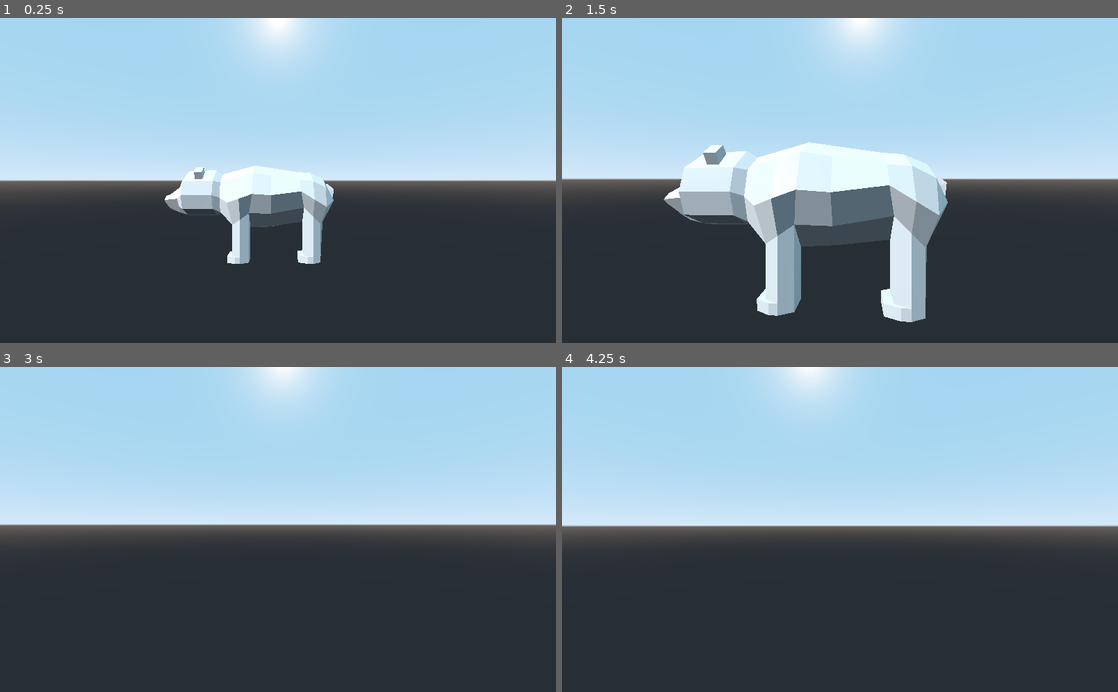
Above: before the commit, frames 1-4 (two rows, left to right).
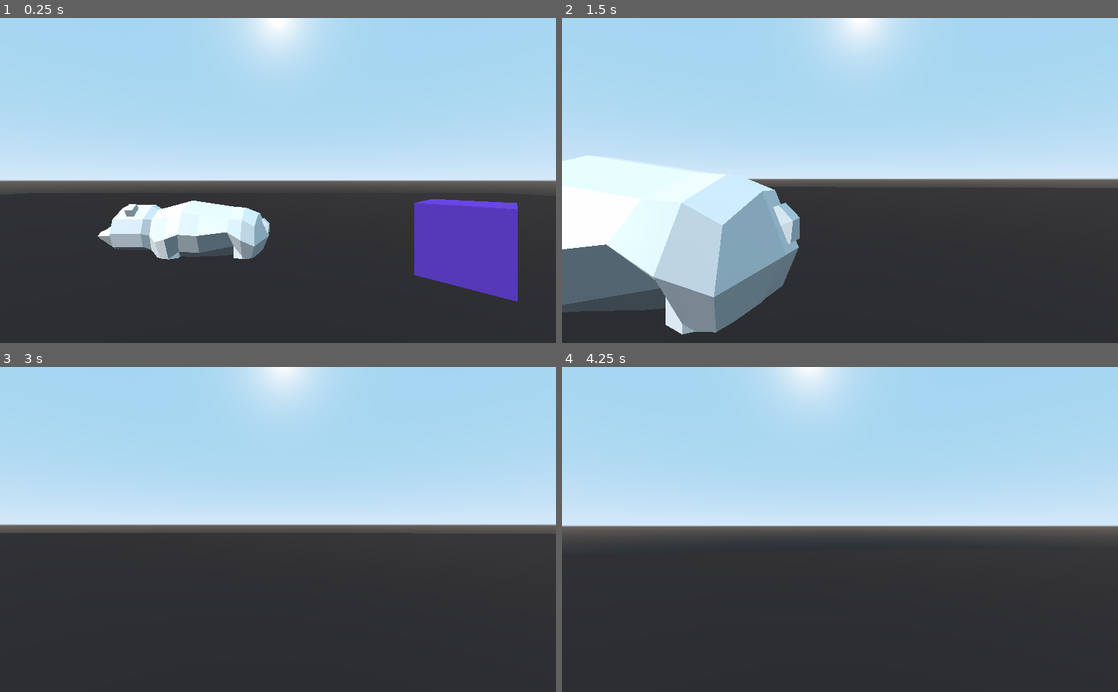
Above: after the commit, the same moments.

Repository: pennomi/ludum-dare-49
Game: Godot game, scene res://Game.tscn
Two runs of this game, one before a commit and one after it. Both use one fixed random seed, a clock stepped at 60 frames per second and the inputs below.
Inputs (mouse positions are in pixels of both pictures, inside the frame that each line leads up to):
- Up to frame 1 (0.25 s): no input
- Up to frame 2 (1.5 s): move the mouse to (867, 180) at 0.52 s; hold W (forward) from 0.53 s (still down); tap Shift (crouch) at 0.6, 1.35 s; tap Space (jump) at 0.77 s; move the mouse to (812, 180) at 1.27 s
- Up to frame 3 (3 s): keep holding W (forward); tap Space (jump) at 1.52 s; move the mouse to (289, 523) at 2.02 s; tap Shift (crouch) at 2.1, 2.85 s; move the mouse to (272, 536) at 2.77 s
- Up to frame 4 (4.25 s): keep holding W (forward); tap Space (jump) at 3.02, 3.77 s; tap Enter at 3.5 s; move the mouse to (878, 532) at 3.52 s; tap Shift (crouch) at 3.6 s

The runs differ from the first frame. In frame 1, 13% of the frame differs, in the area x 17-94%, y 45-88%; in frame 2, 28%, in the area x 0-70%, y 38-98%; in frame 3, less than 0.1%; in frame 4, less than 0.1%.

Commit message:
added "Elevator"

Diff:
--- a/Assets/3dCharacterController/3dCC.gd
+++ b/Assets/3dCharacterController/3dCC.gd
@@ -1,6 +1,6 @@
 extends KinematicBody
 
-enum State {IDLE, RUN, JUMP, FALL}
+enum State {IDLE, RUN, JUMP, FALL, LADDER}
 
 const JUMP_SPEED = 7
 const JUMP_FRAMES = 1
@@ -92,6 +92,7 @@
 var velocity := Vector3(0, 0, 0)
 var rotation_buf = rotation  # used to calculate rotation delta for air strafing
 var turn_boost = 1
+var on_ladder = false
 func _process_movement(delta):
 	# state management
 	if !collision:
@@ -125,6 +126,7 @@
 		if velocity.y > gravity:
 			velocity.y += gravity * delta * 4
 
+
 	#run state
 	if state == State.RUN:
 		velocity += input_dir.rotated(Vector3(0, 1, 0), rotation.y) * acceleration
@@ -135,7 +137,6 @@
 		# fake gravity to keep character on the ground
 		# increase if player is falling down slopes instead of running
 		velocity.y -= .0001 + (int(velocity.y < 0) * 1.1)
-
 
 	#idle state
 	if state == State.IDLE && frames < HOP_FRAMES + JUMP_FRAMES:
@@ -168,6 +169,10 @@
 
 		turn_boost = clamp(turn_boost, 1, max_boost_multiplier)
 		rotation_buf = rotation
+
+	# ladder
+	if on_ladder:
+		velocity.y = JUMP_SPEED
 
 	#apply
 	if velocity.length() >= .5 || inbetween:
@@ -196,3 +201,18 @@
 		$HUD/Crosshair.material.set_shader_param("color_id", 0)
 
 	$HUD/Crosshair.material.set_shader_param("spread", velocity.length()/4 + 1)
+
+
+# Note this method requires that the player be hooked up
+# with each ladder. You could hook them up at runtime
+# if you have a lot of ladders.
+func _on_Ladder_body_entered(body):
+	if body == self:
+		on_ladder = true
+		print('ladder enter ', body.name)
+
+
+func _on_Ladder_body_exited(body):
+	if body == self:
+		on_ladder = false
+		print('ladder exit ', body.name)
--- /dev/null
+++ b/Elevator.gd
@@ -0,0 +1,4 @@
+extends KinematicBody
+
+func _ready():
+	$AnimationPlayer.play("vertical")
--- a/Game.tscn
+++ b/Game.tscn
@@ -1,12 +1,40 @@
-[gd_scene load_steps=5 format=2]
+[gd_scene load_steps=16 format=2]
 
 [ext_resource path="res://Assets/3dCharacterController/3dCC.tscn" type="PackedScene" id=1]
 [ext_resource path="res://Models/panda.glb" type="PackedScene" id=2]
+[ext_resource path="res://Scenes/Enemy.gd" type="Script" id=3]
 
-[sub_resource type="PhysicsMaterial" id=1]
+[sub_resource type="CubeMesh" id=1]
+size = Vector3( 100, 0.5, 100 )
 
-[sub_resource type="BoxShape" id=2]
-extents = Vector3( 10, 0.1, 10 )
+[sub_resource type="SpatialMaterial" id=2]
+albedo_color = Color( 0.141176, 0.117647, 0.117647, 1 )
+
+[sub_resource type="BoxShape" id=3]
+extents = Vector3( 50, 0.25, 50 )
+
+[sub_resource type="CubeMesh" id=4]
+
+[sub_resource type="SpatialMaterial" id=5]
+albedo_color = Color( 0.321569, 0.184314, 0.654902, 1 )
+
+[sub_resource type="BoxShape" id=6]
+
+[sub_resource type="SphereMesh" id=7]
+
+[sub_resource type="SpatialMaterial" id=8]
+albedo_color = Color( 0.87451, 0.180392, 0.180392, 1 )
+
+[sub_resource type="SphereShape" id=9]
+
+[sub_resource type="CubeMesh" id=10]
+size = Vector3( 0.1, 5, 2 )
+
+[sub_resource type="SpatialMaterial" id=11]
+albedo_color = Color( 1, 0.823, 0.41, 1 )
+
+[sub_resource type="BoxShape" id=12]
+extents = Vector3( 0.399697, 2.51854, 1 )
 
 [node name="Game" type="Spatial"]
 
@@ -14,13 +42,80 @@
 transform = Transform( 0.581214, 0.486067, -0.652632, 0, 0.802005, 0.597317, 0.813751, -0.347169, 0.466137, -7.59029, 5.86027, 0 )
 
 [node name="Player" parent="." instance=ExtResource( 1 )]
-transform = Transform( 1, 0, 0, 0, 1, 0, 0, 0, 1, 0, 1.57629, 0 )
-
-[node name="Ground" type="StaticBody" parent="."]
-physics_material_override = SubResource( 1 )
-
-[node name="CollisionShape" type="CollisionShape" parent="Ground"]
-shape = SubResource( 2 )
+transform = Transform( 1, 0, 0, 0, 1, 0, 0, 0, 1, 2.43936, 3.10009, 0 )
+gravity = -5
 
 [node name="panda" parent="." instance=ExtResource( 2 )]
 transform = Transform( 0.0100529, 0, -0.999949, 0, 1, 0, 0.999949, 0, 0.0100529, -0.0612769, 0.994543, -9.04373 )
+
+[node name="Ground" type="StaticBody" parent="."]
+
+[node name="MeshInstance" type="MeshInstance" parent="Ground"]
+mesh = SubResource( 1 )
+material/0 = SubResource( 2 )
+
+[node name="CollisionShape" type="CollisionShape" parent="Ground"]
+shape = SubResource( 3 )
+
+[node name="Boxes" type="Spatial" parent="."]
+__meta__ = {
+"_edit_lock_": true
+}
+
+[node name="Box" type="StaticBody" parent="Boxes"]
+transform = Transform( 0.702153, 0, -0.712026, 0, 1, 0, 0.712026, 0, 0.702153, 14.1589, 1.31468, 0 )
+
+[node name="MeshInstance" type="MeshInstance" parent="Boxes/Box"]
+mesh = SubResource( 4 )
+material/0 = SubResource( 5 )
+
+[node name="CollisionShape" type="CollisionShape" parent="Boxes/Box"]
+shape = SubResource( 6 )
+
+[node name="Box2" type="StaticBody" parent="Boxes"]
+transform = Transform( 0.702153, 0, -0.712026, 0, 1, 0, 0.712026, 0, 0.702153, -8.09846, 1.31468, 10.1813 )
+
+[node name="MeshInstance" type="MeshInstance" parent="Boxes/Box2"]
+mesh = SubResource( 4 )
+material/0 = SubResource( 5 )
+
+[node name="CollisionShape" type="CollisionShape" parent="Boxes/Box2"]
+shape = SubResource( 6 )
+
+[node name="Box3" type="StaticBody" parent="Boxes"]
+transform = Transform( 0.702153, 0, -0.712026, 0, 1, 0, 0.712026, 0, 0.702153, 7.6357, 1.31468, -6.43483 )
+
+[node name="MeshInstance" type="MeshInstance" parent="Boxes/Box3"]
+mesh = SubResource( 4 )
+material/0 = SubResource( 5 )
+
+[node name="CollisionShape" type="CollisionShape" parent="Boxes/Box3"]
+shape = SubResource( 6 )
+
+[node name="Enemy" type="KinematicBody" parent="."]
+transform = Transform( 1, 0, 0, 0, 1, 0, 0, 0, 1, 0, 1.25248, 6.72031 )
+script = ExtResource( 3 )
+
+[node name="MeshInstance" type="MeshInstance" parent="Enemy"]
+transform = Transform( 0.5, 0, 0, 0, 0.5, 0, 0, 0, 0.5, 0, 0, 0 )
+mesh = SubResource( 7 )
+material/0 = SubResource( 8 )
+
+[node name="CollisionShape" type="CollisionShape" parent="Enemy"]
+shape = SubResource( 9 )
+
+[node name="Ladder" type="Area" parent="."]
+transform = Transform( 0.690504, 0, 0.723329, 0, 1, 0, -0.723329, 0, 0.690504, 13.3618, -0.188051, 0.742274 )
+__meta__ = {
+"_edit_group_": true
+}
+
+[node name="MeshInstance" type="MeshInstance" parent="Ladder"]
+mesh = SubResource( 10 )
+material/0 = SubResource( 11 )
+
+[node name="CollisionShape" type="CollisionShape" parent="Ladder"]
+shape = SubResource( 12 )
+
+[connection signal="body_entered" from="Ladder" to="Player" method="_on_Ladder_body_entered"]
+[connection signal="body_exited" from="Ladder" to="Player" method="_on_Ladder_body_exited"]
--- a/Player.gd
+++ /dev/null
@@ -1,11 +0,0 @@
-extends KinematicBody
-
-
-# Called when the node enters the scene tree for the first time.
-func _ready():
-	pass # Replace with function body.
-
-
-# Called every frame. 'delta' is the elapsed time since the previous frame.
-#func _process(delta):
-#	pass
--- /dev/null
+++ b/Scenes/Elevator.tscn
@@ -0,0 +1,43 @@
+[gd_scene load_steps=6 format=2]
+
+[ext_resource path="res://Elevator.gd" type="Script" id=1]
+
+[sub_resource type="CubeMesh" id=7]
+size = Vector3( 5, 0.1, 5 )
+
+[sub_resource type="SpatialMaterial" id=8]
+albedo_color = Color( 1, 0.494118, 0, 1 )
+
+[sub_resource type="BoxShape" id=9]
+extents = Vector3( 2.5, 0.05, 2.5 )
+
+[sub_resource type="Animation" id=10]
+resource_name = "vertical"
+length = 5.0
+loop = true
+tracks/0/type = "value"
+tracks/0/path = NodePath(".:translation")
+tracks/0/interp = 1
+tracks/0/loop_wrap = true
+tracks/0/imported = false
+tracks/0/enabled = true
+tracks/0/keys = {
+"times": PoolRealArray( 0, 2.5 ),
+"transitions": PoolRealArray( 1, 1 ),
+"update": 0,
+"values": [ Vector3( 0, 0.3, 0 ), Vector3( 0, 2, 0 ) ]
+}
+
+[node name="Elevator" type="KinematicBody"]
+transform = Transform( 1, 0, 0, 0, 1, 0, 0, 0, 1, 0, 2, 0 )
+script = ExtResource( 1 )
+
+[node name="MeshInstance" type="MeshInstance" parent="."]
+mesh = SubResource( 7 )
+material/0 = SubResource( 8 )
+
+[node name="CollisionShape" type="CollisionShape" parent="."]
+shape = SubResource( 9 )
+
+[node name="AnimationPlayer" type="AnimationPlayer" parent="."]
+anims/vertical = SubResource( 10 )
--- /dev/null
+++ b/Scenes/Enemy.gd
@@ -0,0 +1,8 @@
+extends KinematicBody
+
+export(NodePath) var target_path
+
+func _physics_process(delta):
+	var direction = Vector2(0, 0)
+#	if target:
+#		var player_transform = target.get_global_transform().origin
Binary file added: Models/box.glb
Not shown, added: Models/box.glb.import
